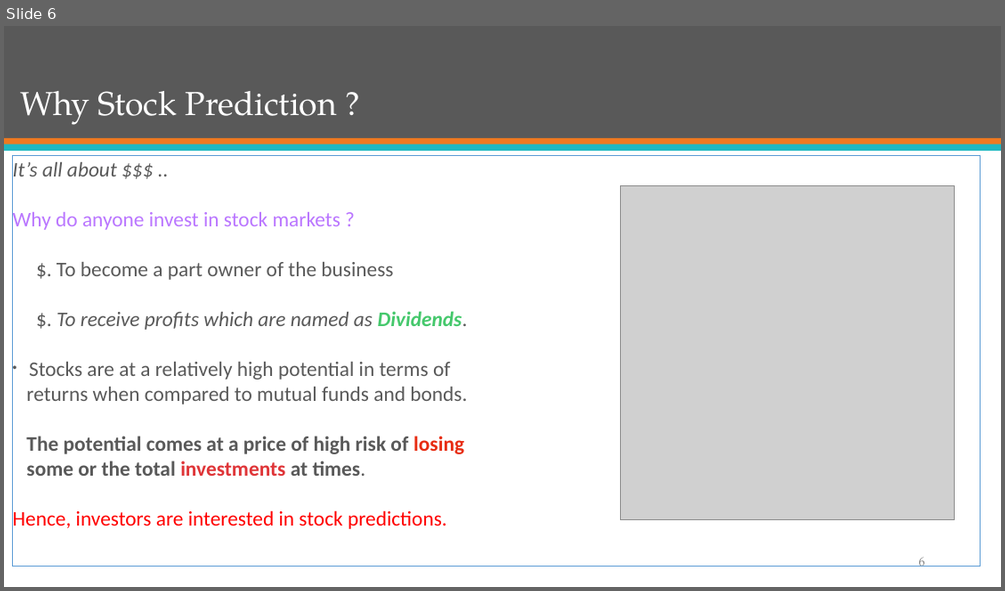
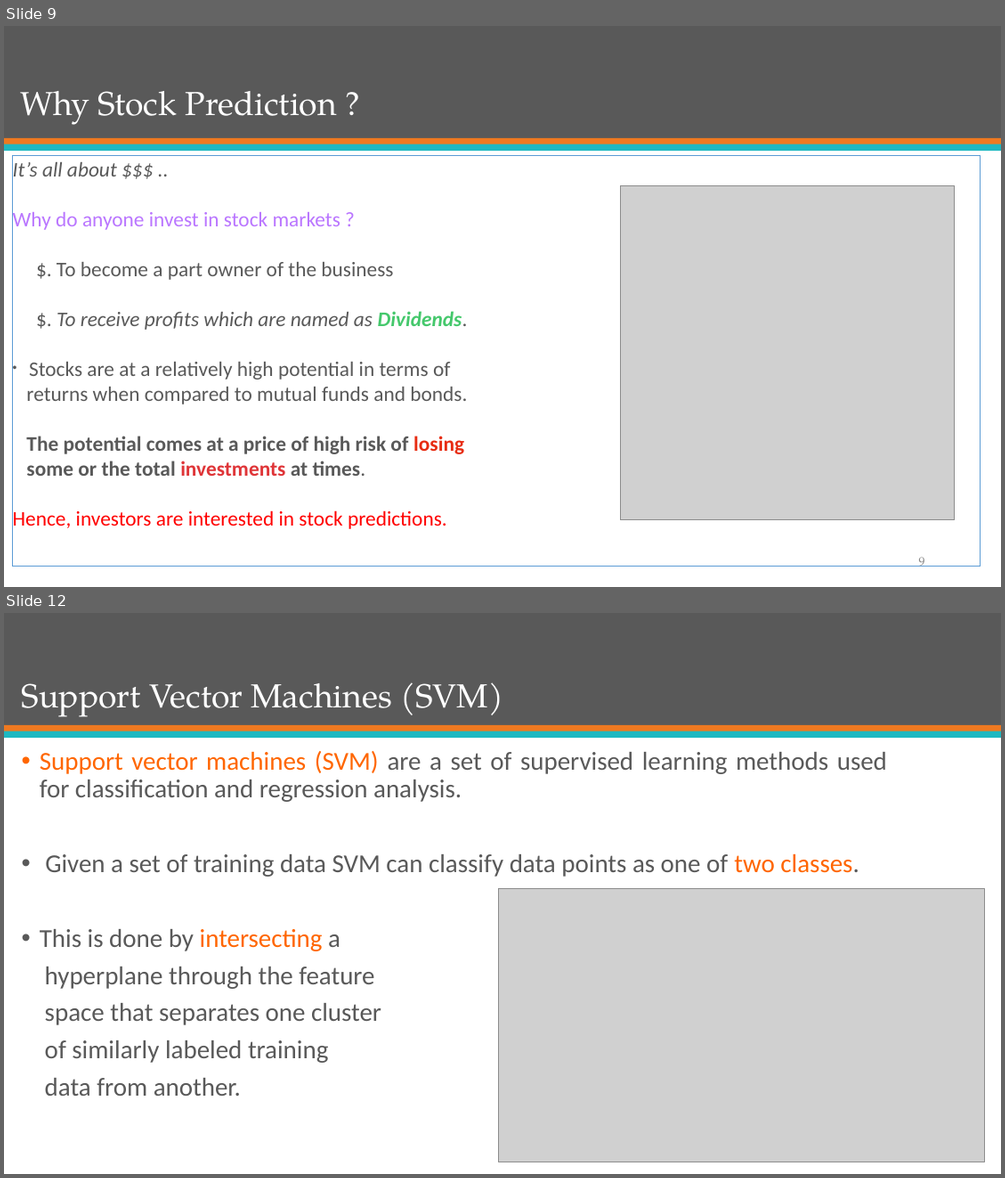
Before and after one commit to mJaiswal/Stock-Market-Prediction-Project, a slide deck: All Documentation/Presentations/Group 13 - ECE 568 - Final Project Preliminary Presentation.pptx. Shown one above the other, each under a label of ours: slide 6 before the commit, slides 9 and 12 after it; the slides between them are not shown. The pictures are 1005x591 and 1005x1178 pixels, drawn with LibreOffice and Linux fonts; fonts in the diff are those of the drawing; grey boxes stand for pictures. Boxes give left, top, right and bottom in pixels: in the first picture for what was removed or moved away, otherwise in the second. Text is boxed around its words. In the diff, an @@ line names an element or a change of style, - is before the commit and + after.

```diff
--- a/All Documentation/Presentations/Group 13 - ECE 568 - Final Project Preliminary Presentation.pptx
+++ b/All Documentation/Presentations/Group 13 - ECE 568 - Final Project Preliminary Presentation.pptx
@@ slide 12 added at box(4, 613, 1001, 1174), background #FFFFFF; not listed: 3 template elements that a slide beside it also shows @@
@@ title added at box(22, 682, 503, 717), 32 pt, text #FFFFFF @@
+Support Vector Machines (SVM)
@@ text added at box(40, 751, 887, 1095), 24.9 pt, text #595959 @@
+• Support vector machines (SVM) are a set of supervised learning methods used for classification and regression analysis.
+• Given a set of training data SVM can classify data points as one of two classes.
+• This is done by intersecting a
+hyperplane through the feature
+space that separates one cluster
+of similarly labeled training
+data from another.
@@ picture added at box(498, 889, 985, 1162) @@
@@ what was slide 6 is now slide 9 @@
@@ page number at box(919, 556, 925, 566): text changed @@
-6
+9
```
Also in this commit, not shown: 9 slides changed, 10 other slides added, 2 slides removed, 1 other file.
